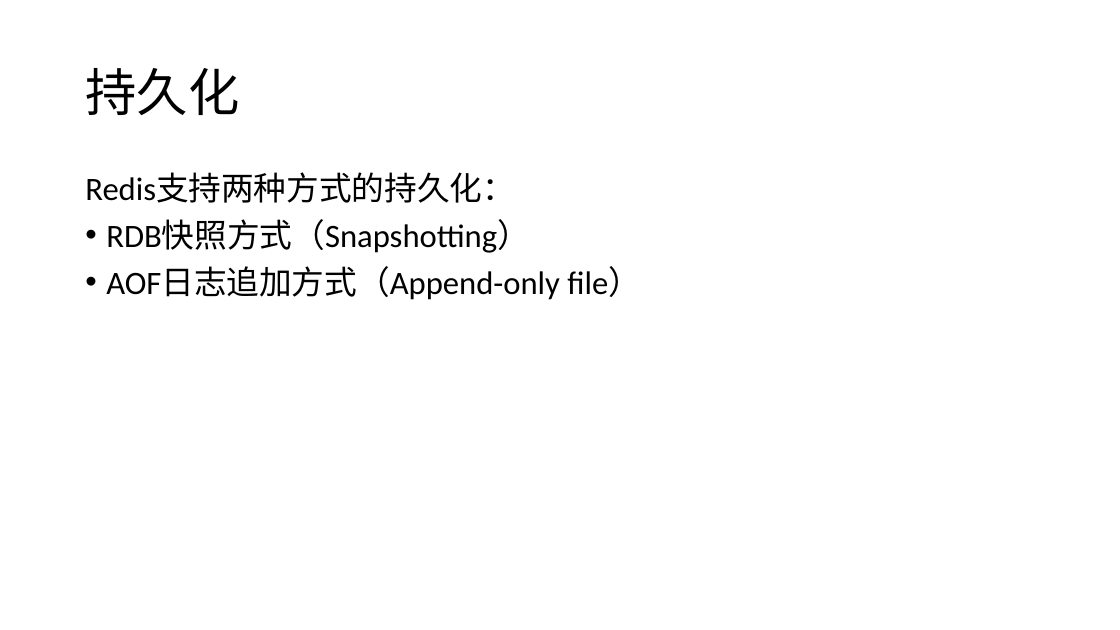
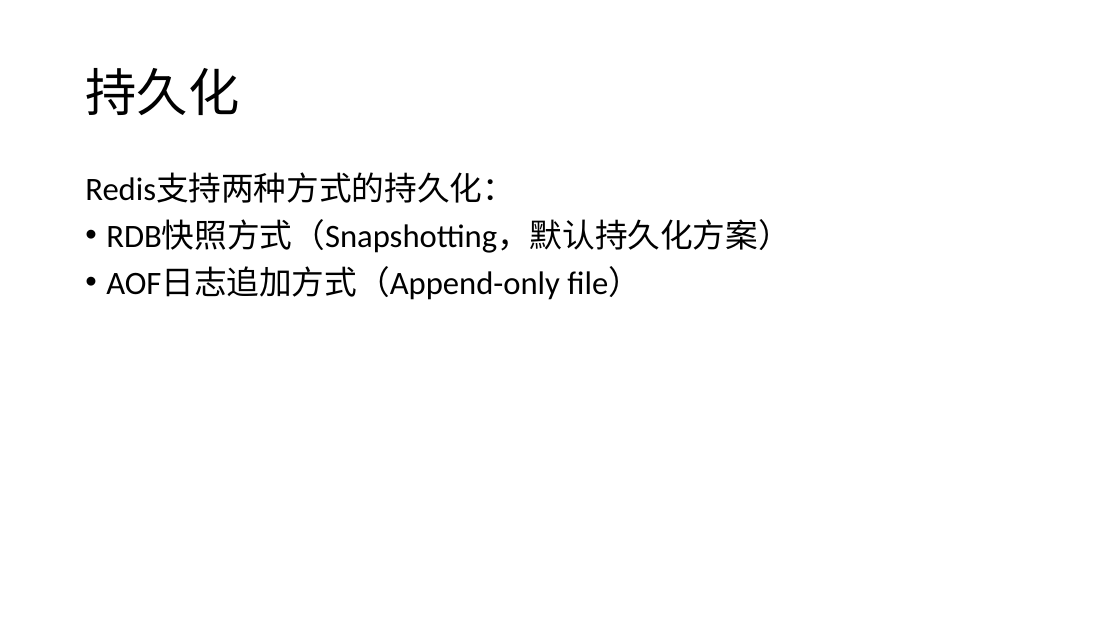
Before and after one commit to guhanjie/Knowledge-sharing, a slide deck: slide 34 of Redis技术分享——by顾汉杰.pptx. Drawn at 1120x630 pixels with LibreOffice and Linux fonts; fonts in the diff are those of the drawing. Boxes give left, top, right and bottom in pixels: in the first picture for what was removed or moved away, otherwise in the second. Text is boxed around its words. In the diff, an @@ line names an element or a change of style, - is before the commit and + after.

```diff
--- a/Redis技术分享——by顾汉杰.pptx
+++ b/Redis技术分享——by顾汉杰.pptx
@@ text at <box>106,220,790,253</box>: text changed @@
-• RDB快照方式（Snapshotting）
+• RDB快照方式（Snapshotting，默认持久化方案）
```
Also in this commit, not shown: 17 other slides changed, 1 slide added.
